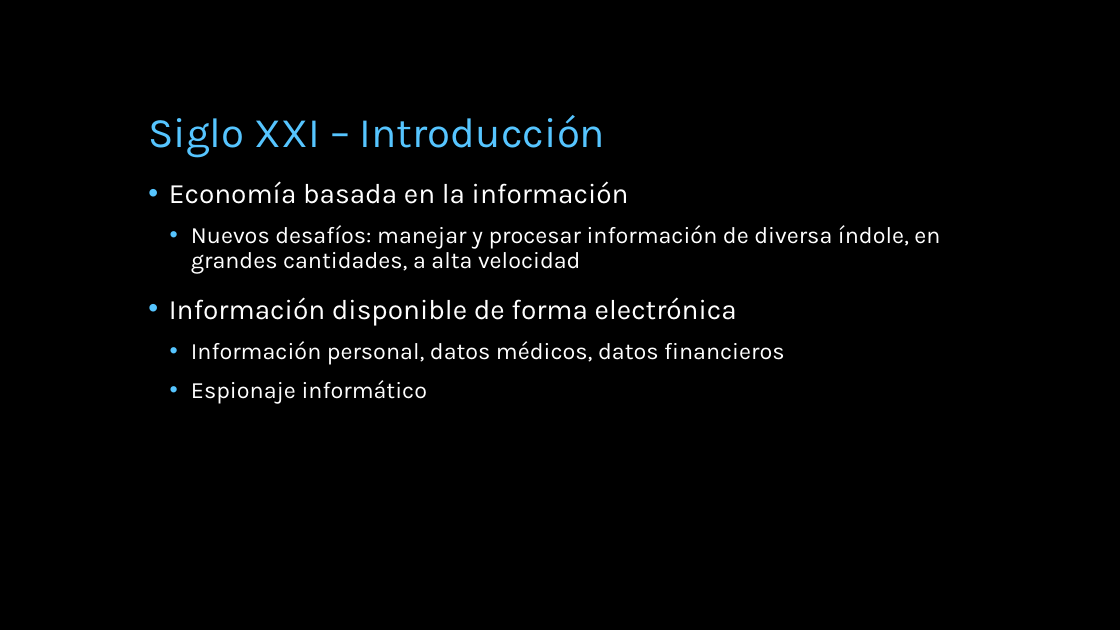
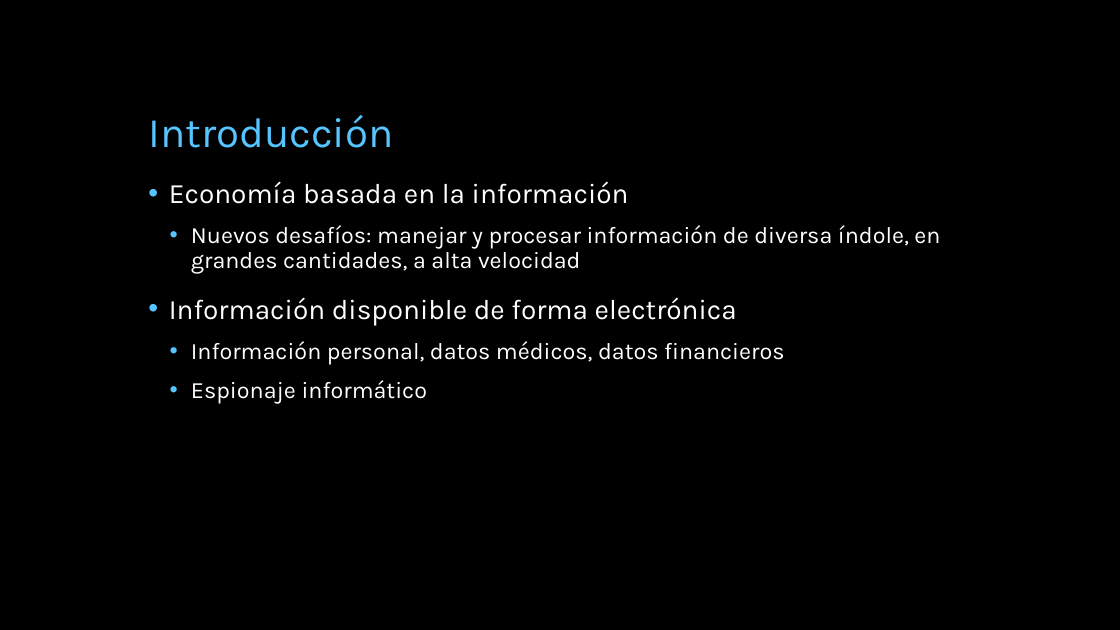
Before and after one commit to miparnisari/implantaciondesistemas, a slide deck: slide 26 of Presentacion/Fuga de Información.pptx (slide 28 before the commit). Drawn at 1120x630 pixels with LibreOffice and Linux fonts; fonts in the diff are those of the drawing; background and template pictures are left out. Boxes give left, top, right and bottom in pixels: in the first picture for what was removed or moved away, otherwise in the second. Text is boxed around its words. In the diff, an @@ line names an element or a change of style, - is before the commit and + after.

```diff
--- a/Presentacion/Fuga de Información.pptx
+++ b/Presentacion/Fuga de Información.pptx
@@ title at [148, 115, 393, 148]: text changed @@
-Siglo XXI – Introducción
+Introducción
```
Also in this commit, not shown: 8 other slides changed, 1 slide added, 2 slides removed.
